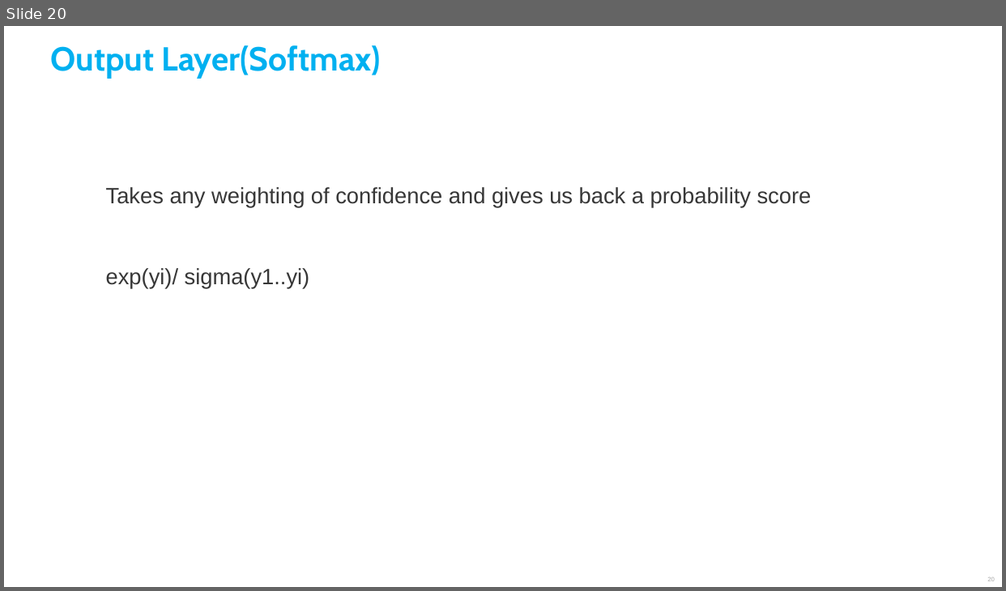
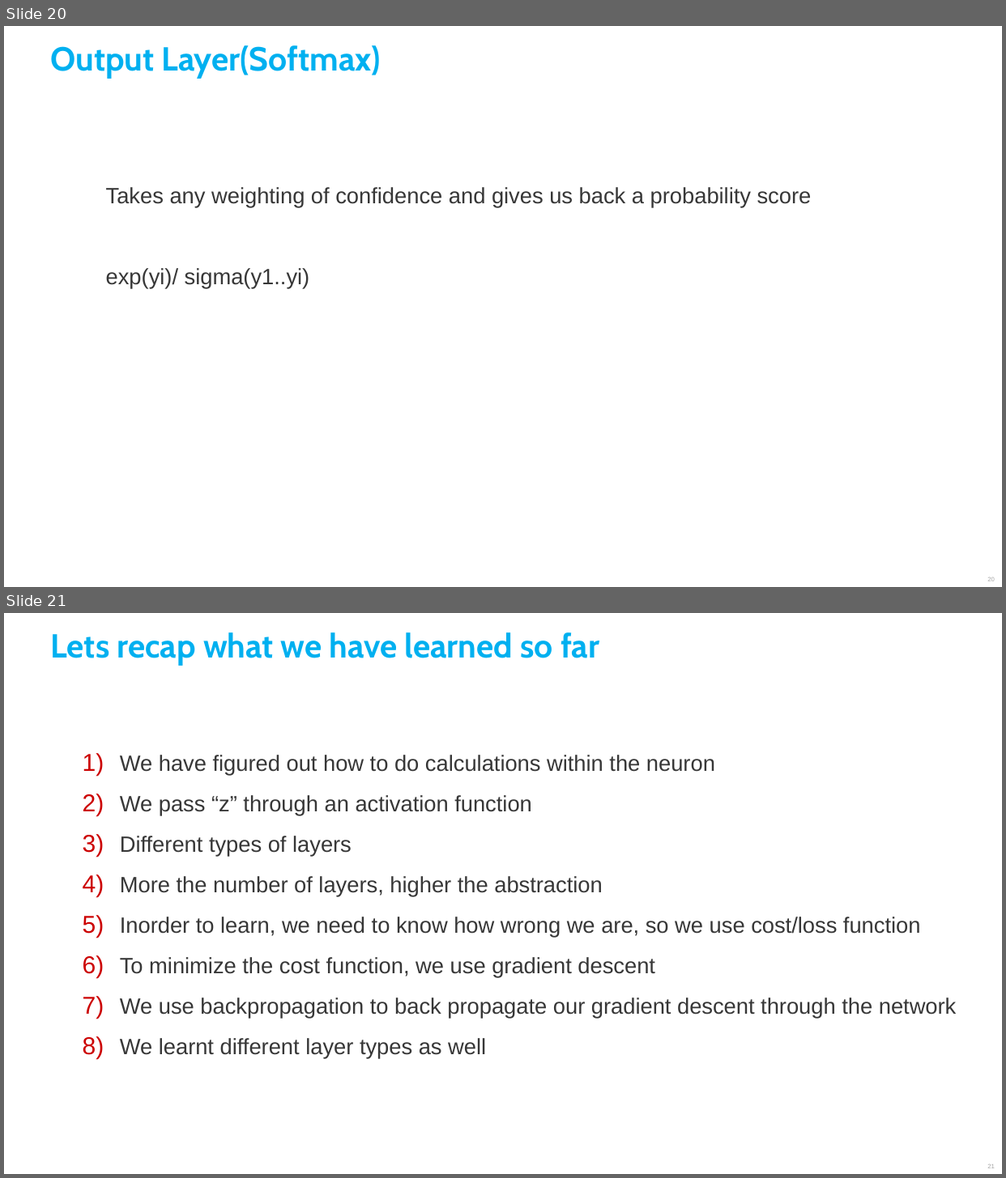
Before and after one commit to SocialDataSci/DeepLearning-Using-Keras-and-Tensorflow, a slide deck: Deep_Learning.pptx. Shown one above the other, each under a label of ours: slide 20 before the commit, slides 20 and 21 after it. The pictures are 1006x591 and 1006x1178 pixels, drawn with LibreOffice and Linux fonts; fonts in the diff are those of the drawing. Boxes give left, top, right and bottom in pixels: in the first picture for what was removed or moved away, otherwise in the second. Text is boxed around its words. In the diff, an @@ line names an element or a change of style, - is before the commit and + after.

```diff
--- a/Deep_Learning.pptx
+++ b/Deep_Learning.pptx
@@ slide 21 added at box(4, 613, 1002, 1174), background #FFFFFF @@
@@ text added at box(50, 632, 599, 666), 24 pt, text #00B0F0, bold @@
+Lets recap what we have learned so far
@@ text added at box(120, 755, 957, 1059), 16 pt, text #373737 @@
+1) We have figured out how to do calculations within the neuron
+2) We pass “z” through an activation function
+3) Different types of layers
+4) More the number of layers, higher the abstraction
+5) Inorder to learn, we need to know how wrong we are, so we use cost/loss function
+6) To minimize the cost function, we use gradient descent
+7) We use backpropagation to back propagate our gradient descent through the network
+8) We learnt different layer types as well
@@ page number added at box(987, 1165, 995, 1169), 4.5 pt, text #A6A6A6 @@
+21
```
Also in this commit, not shown: 10 other slides added.
